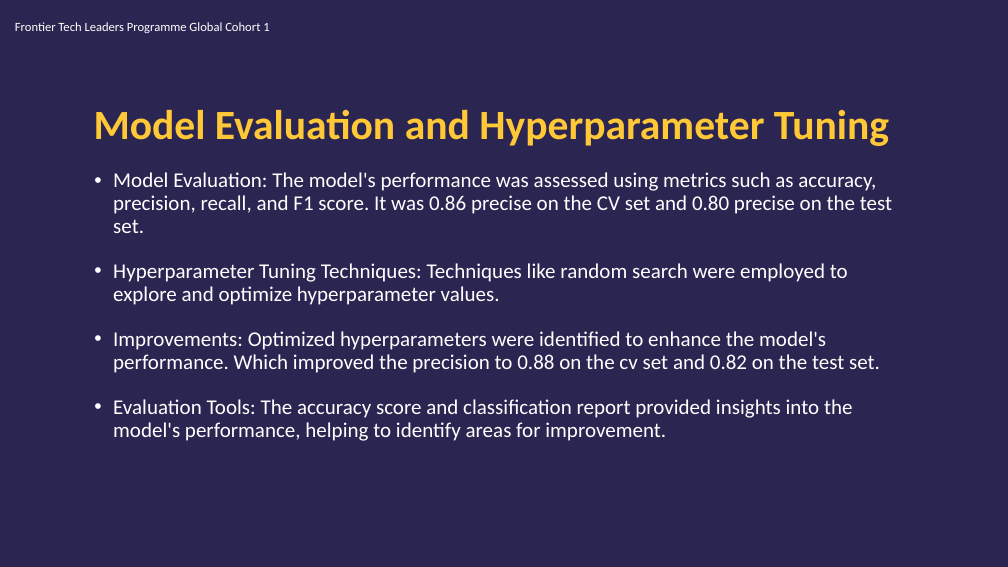
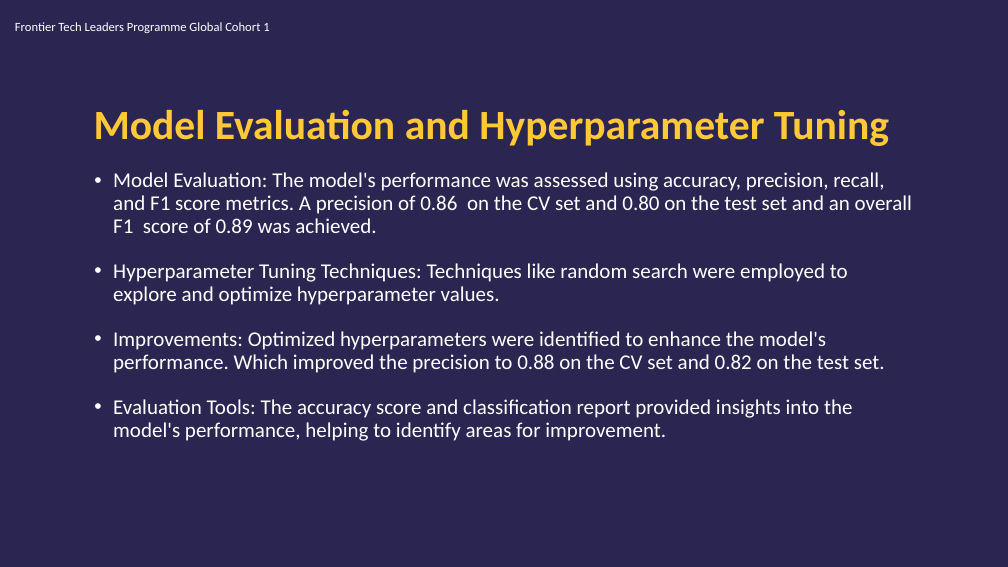
Before and after one commit to edasaruhan/FTL_TR2_Capstone_Project_Hasibullah, a slide deck: slide 15 of Hasibullah_Mohmand_Hattack.ai_Presentation .pptx (slide 14 before the commit). Drawn at 1008x567 pixels with LibreOffice and Linux fonts; fonts in the diff are those of the drawing; background and template pictures are left out. Boxes give left, top, right and bottom in pixels: in the first picture for what was removed or moved away, otherwise in the second. Text is boxed around its words. In the diff, an @@ line names an element or a change of style, - is before the commit and + after.

```diff
--- a/Hasibullah_Mohmand_Hattack.ai_Presentation .pptx
+++ b/Hasibullah_Mohmand_Hattack.ai_Presentation .pptx
@@ text at [113,172,912,233]: text changed @@
-• Model Evaluation: The model's performance was assessed using metrics such as accuracy, precision, recall, and F1 score. It was 0.86 precise on the CV set and 0.80 precise on the test set.
+• Model Evaluation: The model's performance was assessed using accuracy, precision, recall, and F1 score metrics. A precision of 0.86 on the CV set and 0.80 on the test set and an overall F1 score of 0.89 was achieved.
@@ text at [113,331,885,373]: text changed @@
-• Improvements: Optimized hyperparameters were identified to enhance the model's performance. Which improved the precision to 0.88 on the cv set and 0.82 on the test set.
+• Improvements: Optimized hyperparameters were identified to enhance the model's performance. Which improved the precision to 0.88 on the CV set and 0.82 on the test set.
```
Also in this commit, not shown: 3 other slides changed, 2 slides added, 1 other file.
